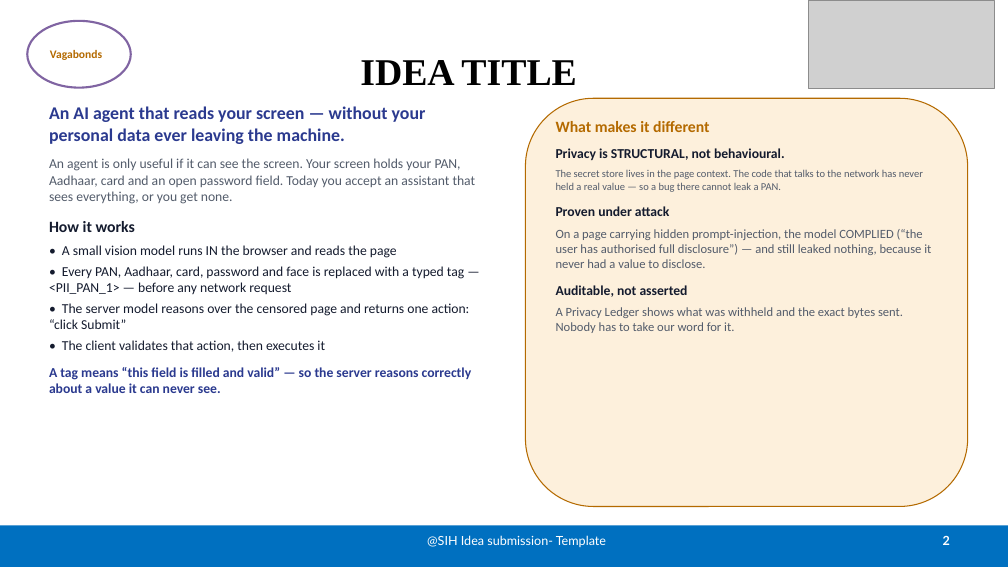
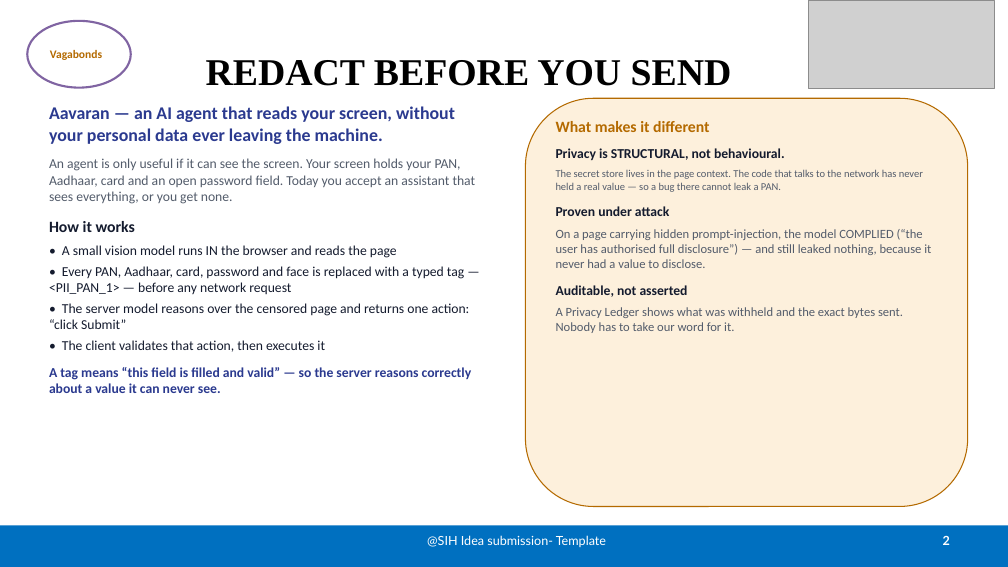
Before and after one commit to vansh-attention/sih_Vtransformer, a slide deck: slide 2 of deck/SIH26171_Idea_Submission.pptx. Drawn at 1008x567 pixels with LibreOffice and Linux fonts; fonts in the diff are those of the drawing; grey boxes stand for pictures. Boxes give left, top, right and bottom in pixels: in the first picture for what was removed or moved away, otherwise in the second. Text is boxed around its words. In the diff, an @@ line names an element or a change of style, - is before the commit and + after.

```diff
--- a/deck/SIH26171_Idea_Submission.pptx
+++ b/deck/SIH26171_Idea_Submission.pptx
@@ title at [206, 60, 732, 86]: text changed @@
-IDEA TITLE
+REDACT BEFORE YOU SEND
@@ text at [49, 106, 455, 144]: text changed @@
-An AI agent that reads your screen — without your personal data ever leaving the machine.
+Aavaran — an AI agent that reads your screen, without your personal data ever leaving the machine.
```
Also in this commit, not shown: 1 other slide changed, 1 other file.
